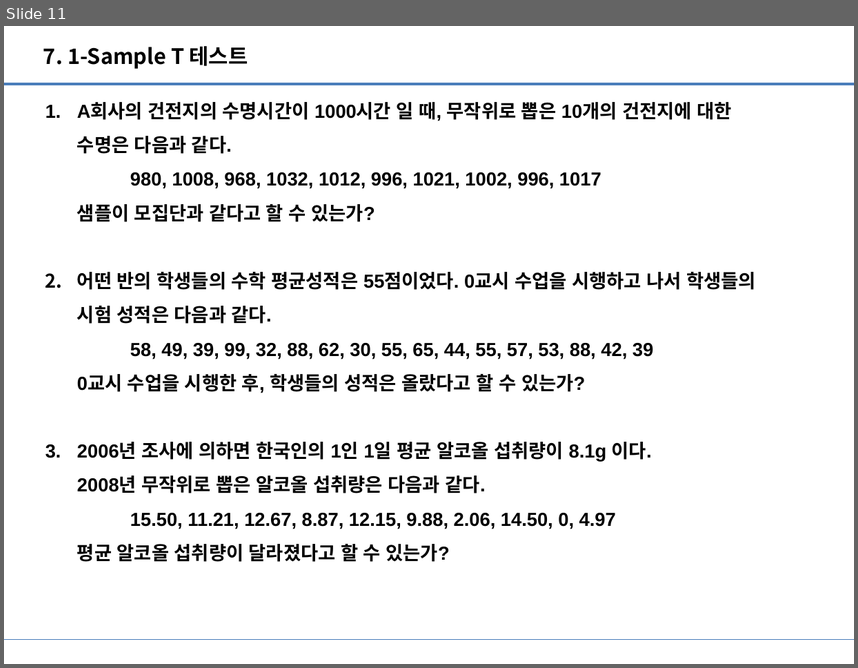
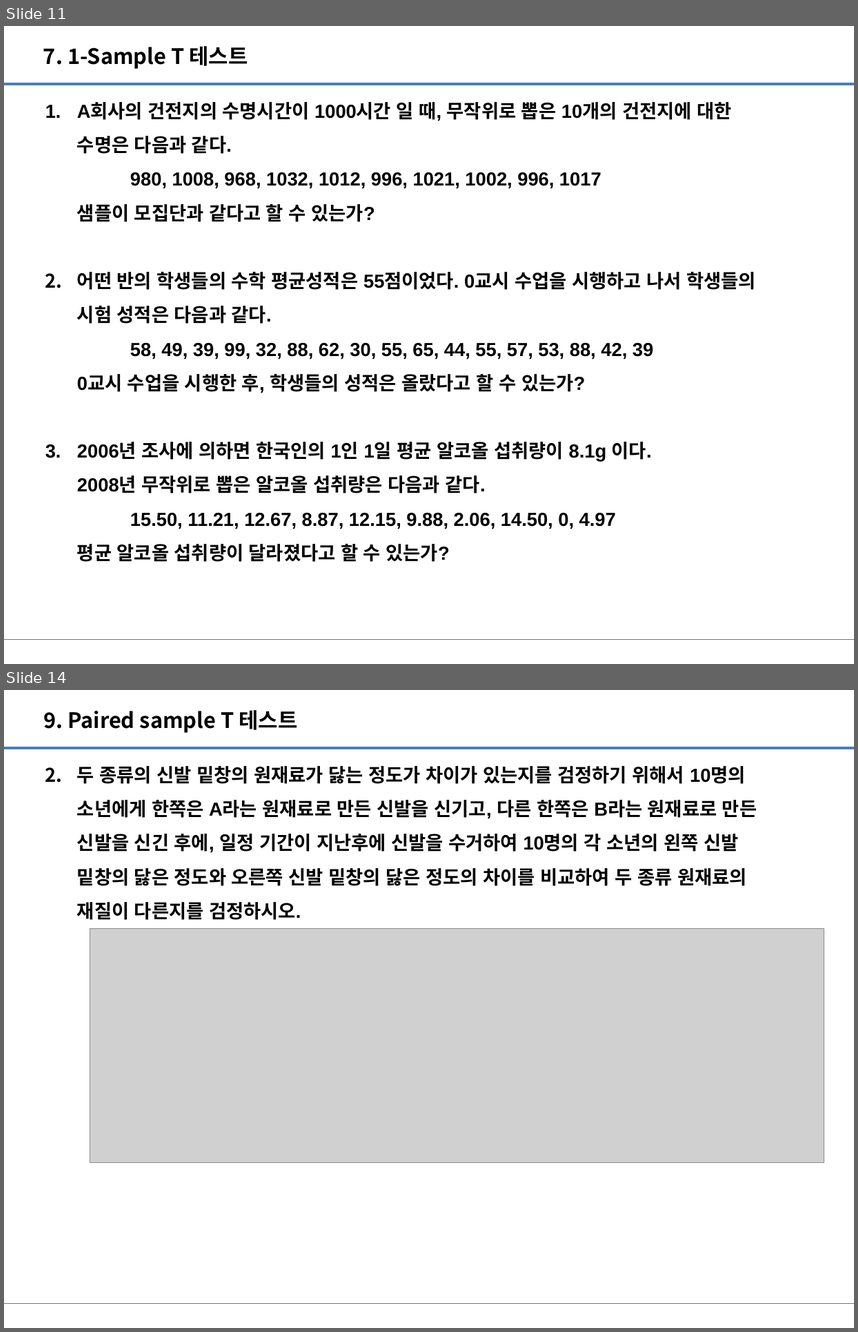
Before and after one commit to Heechul90/R-Statistics, a slide deck: Practice/연습문제 data/R 연습문제.pptx. Shown one above the other, each under a label of ours: slide 11 before the commit, slides 11 and 14 after it; the slides between them are not shown. The pictures are 858x668 and 858x1332 pixels, drawn with LibreOffice and Linux fonts; fonts in the diff are those of the drawing; grey boxes stand for pictures. Boxes give left, top, right and bottom in pixels: in the first picture for what was removed or moved away, otherwise in the second. Text is boxed around its words. In the diff, an @@ line names an element or a change of style, - is before the commit and + after.

```diff
--- a/Practice/연습문제 data/R 연습문제.pptx
+++ b/Practice/연습문제 data/R 연습문제.pptx
@@ slide 14 added at (x1=4, y1=690, x2=854, y2=1328), background #FFFFFF; not listed: 2 template elements that a slide beside it also shows @@
@@ text added at (x1=43, y1=710, x2=298, y2=733), 18 pt, text #000000, bold @@
+9. Paired sample T 테스트
@@ text added at (x1=77, y1=766, x2=757, y2=920), 16 pt, text #000000, bold @@
+2. 두 종류의 신발 밑창의 원재료가 닳는 정도가 차이가 있는지를 검정하기 위해서 10명의
+   소년에게 한쪽은 A라는 원재료로 만든 신발을 신기고, 다른 한쪽은 B라는 원재료로 만든
+   신발을 신긴 후에, 일정 기간이 지난후에 신발을 수거하여 10명의 각 소년의 왼쪽 신발
+   밑창의 닳은 정도와 오른쪽 신발 밑창의 닳은 정도의 차이를 비교하여 두 종류 원재료의
+   재질이 다른지를 검정하시오.
@@ picture added at (x1=90, y1=929, x2=824, y2=1163) @@
```
Also in this commit, not shown: 1 slide changed, 2 other slides added, 3 other files.
